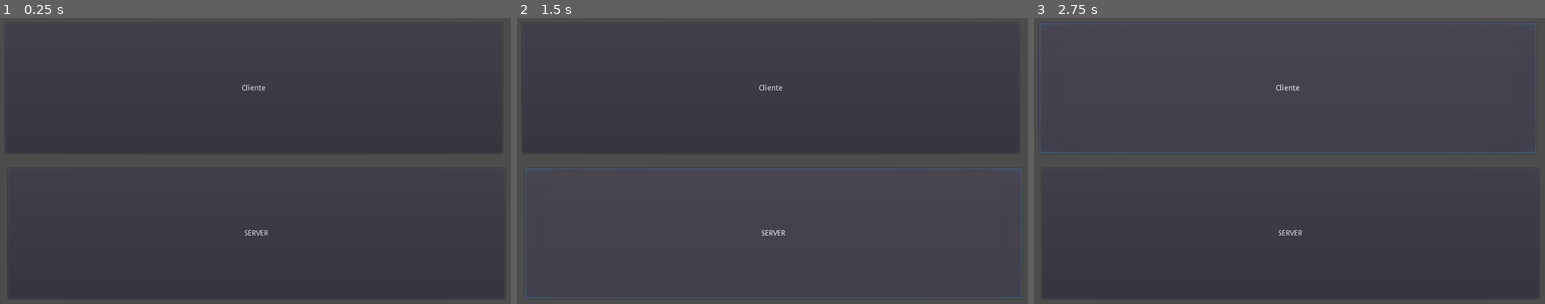
Above: before the commit, frames 1-3 (left to right).
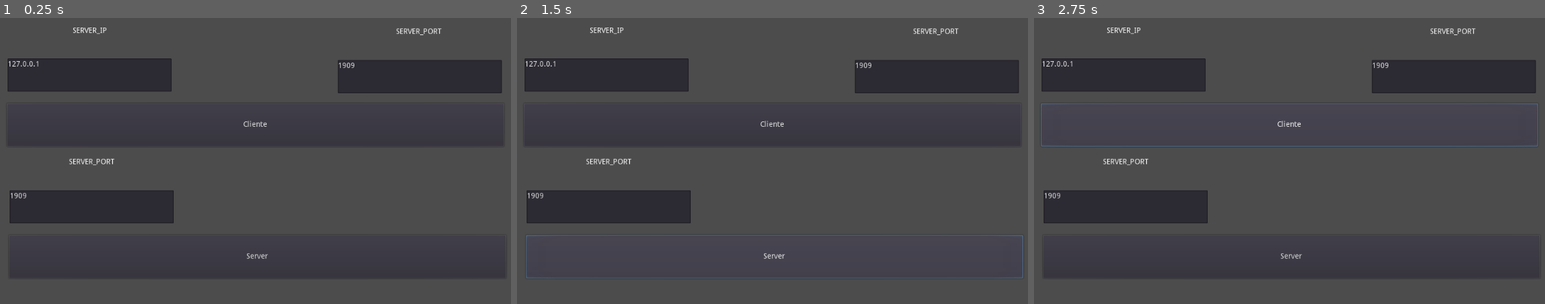
Above: after the commit, the same moments.

Repository: CycloPiStudio/Multi-Tres-en-raya
Game: Godot game, scene res://EscenaPrincipal.tscn
Same seed, same stepped clock (60 frames per second), same inputs: the game is played once before the commit and once after it.
Inputs:
- Up to frame 1 (0.25 s): no input
- Up to frame 2 (1.5 s): click "Cliente" at 0.5 s; click "SERVER" (after the commit: "Server") at 1.25 s
- Up to frame 3 (2.75 s): click "Cliente" at 2 s

The runs differ from the first frame. In frame 1, 1.0% of the frame differs, in the area x 1-100%, y 3-85%; in frame 2, 5.4%; in frame 3, 9.1%, in the area x 1-100%, y 1-85%.

Commit message:
Add files via upload

Diff:
--- a/TresEnRaya/EscenaPrincipal.tscn
+++ b/TresEnRaya/EscenaPrincipal.tscn
@@ -1,23 +1,91 @@
-[gd_scene format=2]
+[gd_scene load_steps=2 format=2]
+
+[ext_resource path="res://scripts/EscenaPrincipal.gd" type="Script" id=1]
 
 [node name="EscenaPrincipal" type="Node2D"]
+script = ExtResource( 1 )
 
 [node name="Cliente" type="Button" parent="."]
-margin_left = 51.0
-margin_top = 47.0
-margin_right = 981.0
-margin_bottom = 291.0
+margin_left = 54.3636
+margin_top = 196.679
+margin_right = 984.364
+margin_bottom = 277.679
 text = "Cliente"
 __meta__ = {
 "_edit_use_anchors_": false
 }
 
-[node name="Server" type="Button" parent="."]
-margin_left = 56.0397
-margin_top = 319.143
-margin_right = 986.04
-margin_bottom = 563.143
-text = "SERVER"
+[node name="TextEditSERVER_IP" type="TextEdit" parent="Cliente"]
+margin_left = 1.31824
+margin_top = -84.4962
+margin_right = 308.318
+margin_bottom = -22.4962
 __meta__ = {
 "_edit_use_anchors_": false
 }
+
+[node name="LabelSERVER_IP" type="Label" parent="Cliente"]
+margin_left = 6.72711
+margin_top = -164.816
+margin_right = 303.727
+margin_bottom = -105.816
+text = "SERVER_IP"
+align = 1
+valign = 1
+__meta__ = {
+"_edit_use_anchors_": false
+}
+
+[node name="TextEditSERVER_PORT" type="TextEdit" parent="Cliente"]
+margin_left = 618.536
+margin_top = -81.1326
+margin_right = 925.536
+margin_bottom = -19.1326
+__meta__ = {
+"_edit_use_anchors_": false
+}
+
+[node name="LabelSERVER_PORT" type="Label" parent="Cliente"]
+margin_left = 622.263
+margin_top = -163.134
+margin_right = 919.263
+margin_bottom = -104.134
+text = "SERVER_PORT"
+align = 1
+valign = 1
+__meta__ = {
+"_edit_use_anchors_": false
+}
+
+[node name="Server" type="Button" parent="."]
+margin_left = 57.7272
+margin_top = 443.903
+margin_right = 987.727
+margin_bottom = 524.903
+text = "Server"
+__meta__ = {
+"_edit_use_anchors_": false
+}
+
+[node name="TextEditSERVER_PORT" type="TextEdit" parent="Server"]
+margin_left = 1.31824
+margin_top = -84.4962
+margin_right = 308.318
+margin_bottom = -22.4962
+__meta__ = {
+"_edit_use_anchors_": false
+}
+
+[node name="LabelSERVER_PORT" type="Label" parent="Server"]
+margin_left = 6.72711
+margin_top = -166.497
+margin_right = 303.727
+margin_bottom = -107.497
+text = "SERVER_PORT"
+align = 1
+valign = 1
+__meta__ = {
+"_edit_use_anchors_": false
+}
+[connection signal="pressed" from="Cliente" to="." method="_on_Cliente_pressed"]
+[connection signal="pressed" from="Server" to="." method="_on_Server_pressed"]
--- /dev/null
+++ b/TresEnRaya/globales/global_server.gd
@@ -0,0 +1,39 @@
+extends Node
+var peer = NetworkedMultiplayerENet.new()
+#var SERVER_PORT = 6969
+var MAX_PLAYERS = 2
+#var SERVER_IP = "192.168.18.32"
+
+func _ready():
+	pass
+
+func create_server(SERVER_PORT):
+
+
+
+	peer.create_server(SERVER_PORT, MAX_PLAYERS)
+	get_tree().network_peer = peer
+	print("servidor iniciado")
+
+	peer.connect("peer_connected", self, "_Peer_Connected")
+	peer.connect("peer_disconnected", self, "_Peer_Disconnected")
+
+func create_client(SERVER_IP, SERVER_PORT):
+
+	peer.create_client(SERVER_IP, SERVER_PORT)
+	get_tree().network_peer = peer
+	peer.connect("connection_failed", self, "_OnConnectionFailed")
+	peer.connect("connection_succeeded", self, "_OnConnectionSucceeded")
+
+
+func _OnConnectionFailed():
+	print(" fallo de red")
+
+func _OnConnectionSucceeded():
+	print("Conectado al servidor")
+
+func _Peer_Connected(player_id):
+	print("User " + str(player_id) + " Connected")
+
+func _Peer_Disconnected(player_id):
+	print("User " + str(player_id) + " Disconnected")
--- a/TresEnRaya/project.godot
+++ b/TresEnRaya/project.godot
@@ -19,6 +19,10 @@
 run/main_scene="res://EscenaPrincipal.tscn"
 config/icon="res://icon.png"
 
+[autoload]
+
+GlobalServer="*res://globales/global_server.gd"
+
 [rendering]
 
 quality/driver/driver_name="GLES2"
--- /dev/null
+++ b/TresEnRaya/scripts/EscenaPrincipal.gd
@@ -0,0 +1,32 @@
+extends Node2D
+
+
+onready var ClienteTextEditSERVER_IP = get_node("Cliente/TextEditSERVER_IP")
+onready var ClienteTextEditSERVER_PORT = get_node("Cliente/TextEditSERVER_PORT")
+onready var ServerTextEditSERVER_PORT = get_node("Server/TextEditSERVER_PORT")
+# Called when the node enters the scene tree for the first time.
+func _ready():
+	ClienteTextEditSERVER_IP.set_text("127.0.0.1")
+	ClienteTextEditSERVER_PORT.set_text("1909")
+	ServerTextEditSERVER_PORT.set_text("1909")
+	pass # Replace with function body.
+
+
+# Called every frame. 'delta' is the elapsed time since the previous frame.
+#func _process(delta):
+#	pass
+
+
+func _on_Cliente_pressed():
+	var SERVER_IP = ClienteTextEditSERVER_IP.get_text()
+	var SERVER_PORT = int(ClienteTextEditSERVER_PORT.get_text())
+
+	GlobalServer.create_client(SERVER_IP, SERVER_PORT)
+	pass # Replace with function body.
+
+
+
+func _on_Server_pressed():
+	var SERVER_PORT = int(ClienteTextEditSERVER_PORT.get_text())
+	GlobalServer.create_server(SERVER_PORT)
+	pass # Replace with function body.
